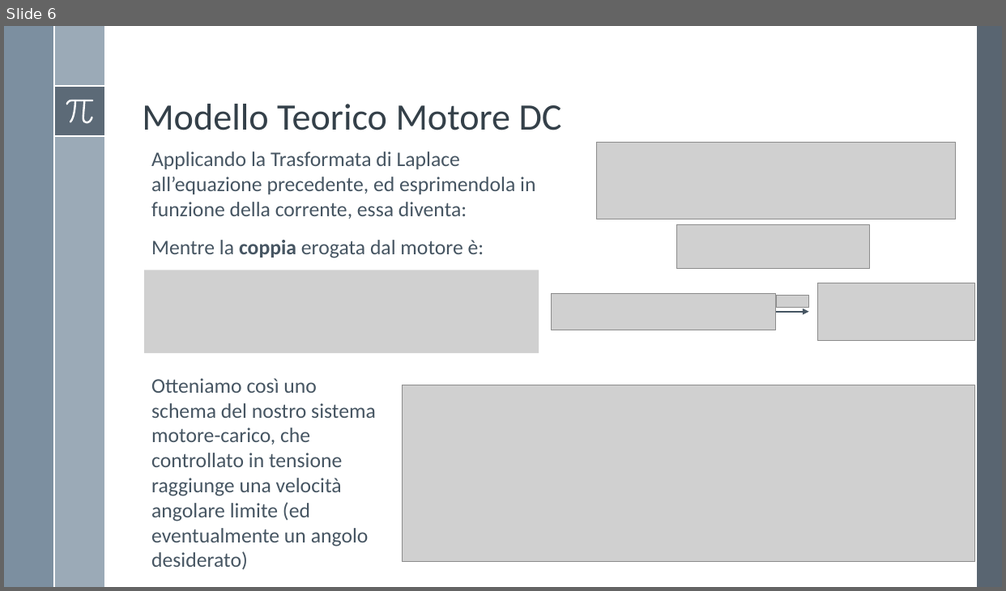
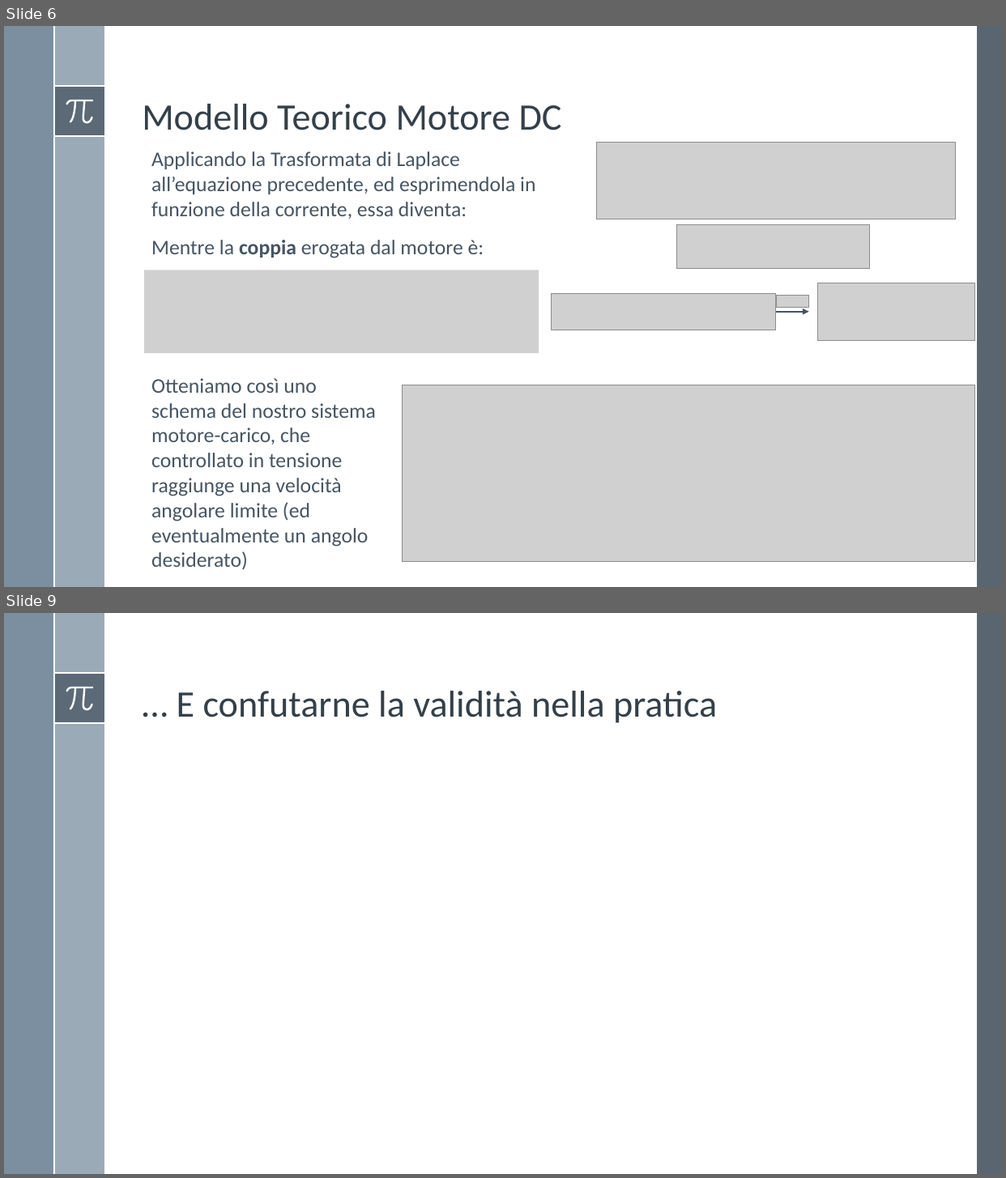
Before and after one commit to Alfystar/mv-Project, a slide deck: 00_Relazione/Modello e identificazione di un motore DC/Modello e identificazione di un motore DC.pptx. Shown one above the other, each under a label of ours: slide 6 before the commit, slides 6 and 9 after it; the slides between them are not shown. The pictures are 1006x591 and 1006x1178 pixels, drawn with LibreOffice and Linux fonts; fonts in the diff are those of the drawing; grey boxes stand for pictures. Boxes give left, top, right and bottom in pixels: in the first picture for what was removed or moved away, otherwise in the second. Text is boxed around its words. In the diff, an @@ line names an element or a change of style, - is before the commit and + after.

```diff
--- a/00_Relazione/Modello e identificazione di un motore DC/Modello e identificazione di un motore DC.pptx
+++ b/00_Relazione/Modello e identificazione di un motore DC/Modello e identificazione di un motore DC.pptx
@@ slide 9 added at (x1=4, y1=613, x2=1002, y2=1174), background #FFFFFF; not listed: 8 template elements that a slide beside it also shows @@
@@ title added at (x1=177, y1=691, x2=717, y2=723), 36 pt, text #35404A @@
+… E confutarne la validità nella pratica
```
Also in this commit, not shown: 1 slide changed, 4 other slides added, 3 other files.
